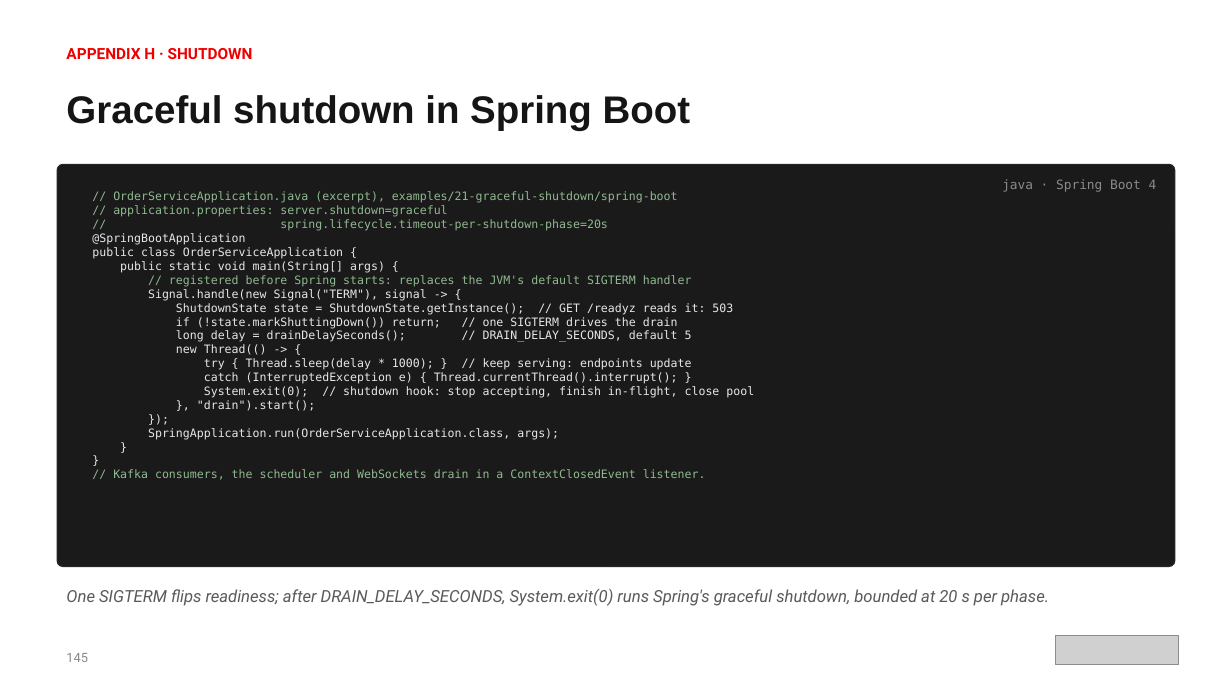
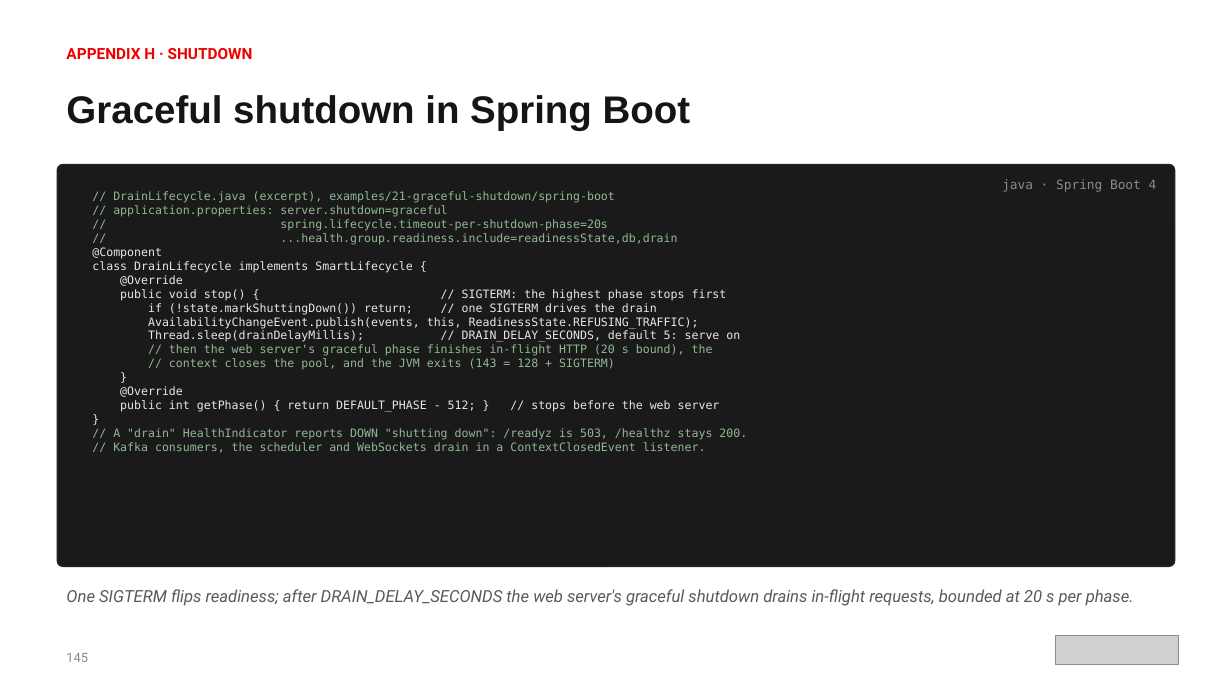
Before and after one commit to patterncatalyst/cloud-native-design-patterns, a slide deck: slide 168 of lgtm-presentation/Designing-Cloud-Native-APIs-Spring.pptx. Drawn at 1232x693 pixels with LibreOffice and Linux fonts; fonts in the diff are those of the drawing; grey boxes stand for pictures. Boxes give left, top, right and bottom in pixels: in the first picture for what was removed or moved away, otherwise in the second. Text is boxed around its words. In the diff, an @@ line names an element or a change of style, - is before the commit and + after.

Commit message:
docs(deck): Spring deck follows the idiomatic examples (S13)

```diff
--- a/lgtm-presentation/Designing-Cloud-Native-APIs-Spring.pptx
+++ b/lgtm-presentation/Designing-Cloud-Native-APIs-Spring.pptx
@@ text at <box>113,191,615,203</box>: text changed @@
-// OrderServiceApplication.java (excerpt), examples/21-graceful-shutdown/spring-boot
+// DrainLifecycle.java (excerpt), examples/21-graceful-shutdown/spring-boot
@@ text at <box>92,233,727,300</box>: text changed @@
-@SpringBootApplication
-public class OrderServiceApplication {
-public static void main(String[] args) {
-// registered before Spring starts: replaces the JVM's default SIGTERM handler
-Signal.handle(new Signal("TERM"), signal -> {
-ShutdownState state = ShutdownState.getInstance(); // GET /readyz reads it: 503
+// ...health.group.readiness.include=readinessState,db,drain
+@Component
+class DrainLifecycle implements SmartLifecycle {
+@Override
+public void stop() { // SIGTERM: the highest phase stops first
@@ text at <box>148,317,740,370</box>: text changed @@
-long delay = drainDelaySeconds(); // DRAIN_DELAY_SECONDS, default 5
-new Thread(() -> {
-try { Thread.sleep(delay * 1000); } // keep serving: endpoints update
-catch (InterruptedException e) { Thread.currentThread().interrupt(); }
-System.exit(0); // shutdown hook: stop accepting, finish in-flight, close pool
-}, "drain").start();
-});
-SpringApplication.run(OrderServiceApplication.class, args);
+AvailabilityChangeEvent.publish(events, this, ReadinessState.REFUSING_TRAFFIC);
+Thread.sleep(drainDelayMillis); // DRAIN_DELAY_SECONDS, default 5: serve on
+// then the web server's graceful phase finishes in-flight HTTP (20 s bound), the
+// context closes the pool, and the JVM exits (143 = 128 + SIGTERM)
@@ text at <box>120,386,720,412</box>: paragraphs added @@
+@Override
+public int getPhase() { return DEFAULT_PHASE - 512; } // stops before the web server
@@ text at <box>113,428,747,439</box>: paragraph added @@
+// A "drain" HealthIndicator reports DOWN "shutting down": /readyz is 503, /healthz stays 200.
@@ text at <box>66,589,1134,606</box>: text changed @@
-One SIGTERM flips readiness; after DRAIN_DELAY_SECONDS, System.exit(0) runs Spring's graceful shutdown, bounded at 20 s per phase.
+One SIGTERM flips readiness; after DRAIN_DELAY_SECONDS the web server's graceful shutdown drains in-flight requests, bounded at 20 s per phase.
```
Also in this commit, not shown: 8 other slides changed, 2 other files.
